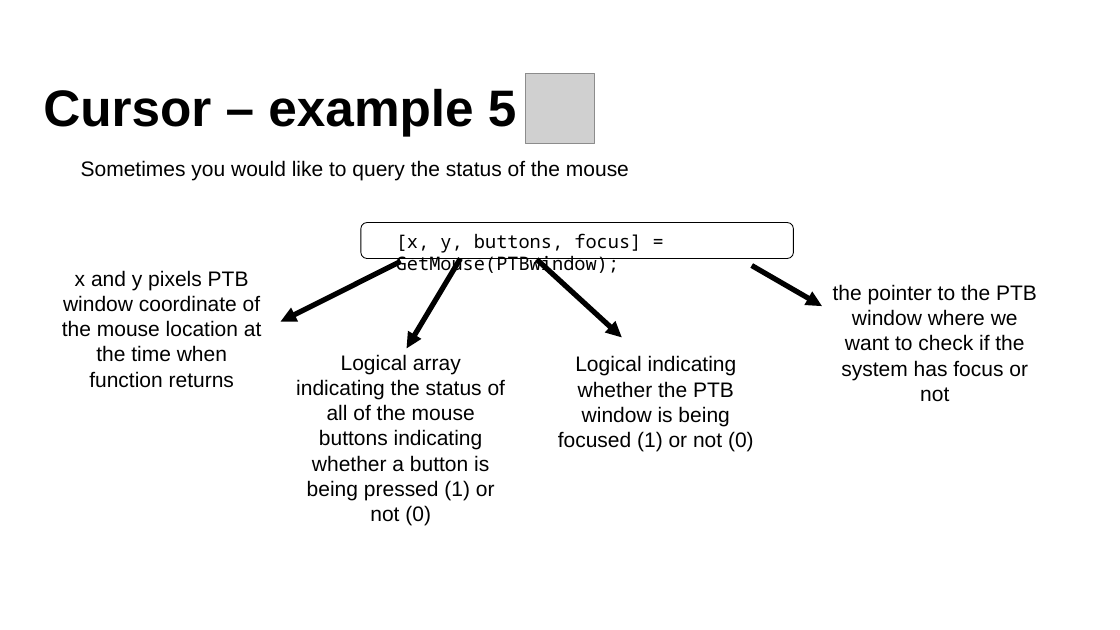
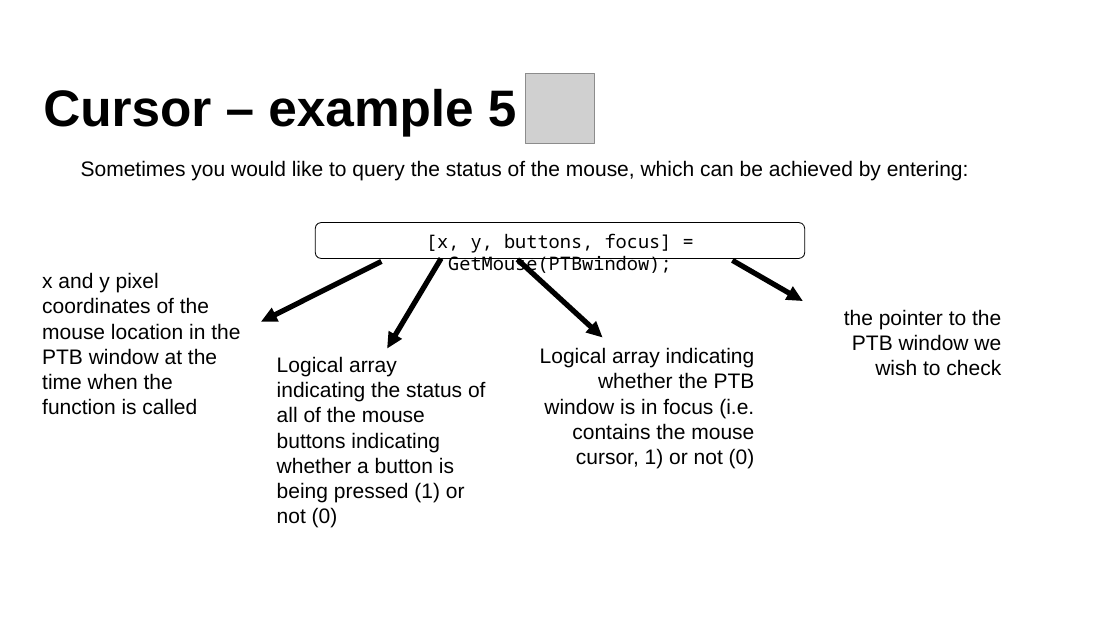
Before and after one commit to Lenakeiz/MatlabPTBExercise, a slide deck: slide 7 of PTB_Lecture2.pptx. Drawn at 1120x630 pixels with LibreOffice and Linux fonts; fonts in the diff are those of the drawing; grey boxes stand for pictures; background and template pictures are left out. Boxes give left, top, right and bottom in pixels: in the first picture for what was removed or moved away, otherwise in the second. Text is boxed around its words. In the diff, an @@ line names an element or a change of style, - is before the commit and + after.

```diff
--- a/PTB_Lecture2.pptx
+++ b/PTB_Lecture2.pptx
@@ text at box(81, 160, 969, 181): text changed @@
-Sometimes you would like to query the status of the mouse
+Sometimes you would like to query the status of the mouse, which can be achieved by entering:
@@ rounded rectangle: place and size @@
-rounded rectangle at box(361, 223, 794, 259)
+rounded rectangle at box(315, 223, 805, 259)
@@ text "[x, y, buttons, focus] = ...": place and size @@
-text "[x, y, buttons, focus] = ..." at box(396, 233, 641, 276)
+text "[x, y, buttons, focus] = ..." at box(426, 233, 672, 276)
@@ text "[x, y, buttons, focus] = ..." at box(426, 233, 672, 276): alignment left to centre @@
@@ 3 arrows, 1 text: place and size @@
-3 arrows, 1 text at box(281, 259, 622, 525)
+3 arrows, 1 text at box(261, 259, 602, 528)
@@ arrow moved from (752, 266) - (823, 306) to (733, 260) - (803, 301) @@
@@ text at box(42, 272, 240, 415): text changed @@
-x and y pixels PTB window coordinate of the mouse location at the time when function returns
+x and y pixel coordinates of the mouse location in the PTB window at the time when the function is called
@@ text at box(844, 309, 1001, 376): text changed @@
-the pointer to the PTB window where we want to check if the system has focus or not
+the pointer to the PTB window we wish to check
@@ text "Logical array indicating the status ..." at box(277, 356, 485, 528): alignment centre to left @@
@@ text at box(540, 347, 755, 468): text changed @@
-Logical indicating whether the PTB window is being focused (1) or not (0)
+Logical array indicating whether the PTB window is in focus (i.e. contains the mouse cursor, 1) or not (0)
```
Also in this commit, not shown: 15 other slides changed, 1 other file.
